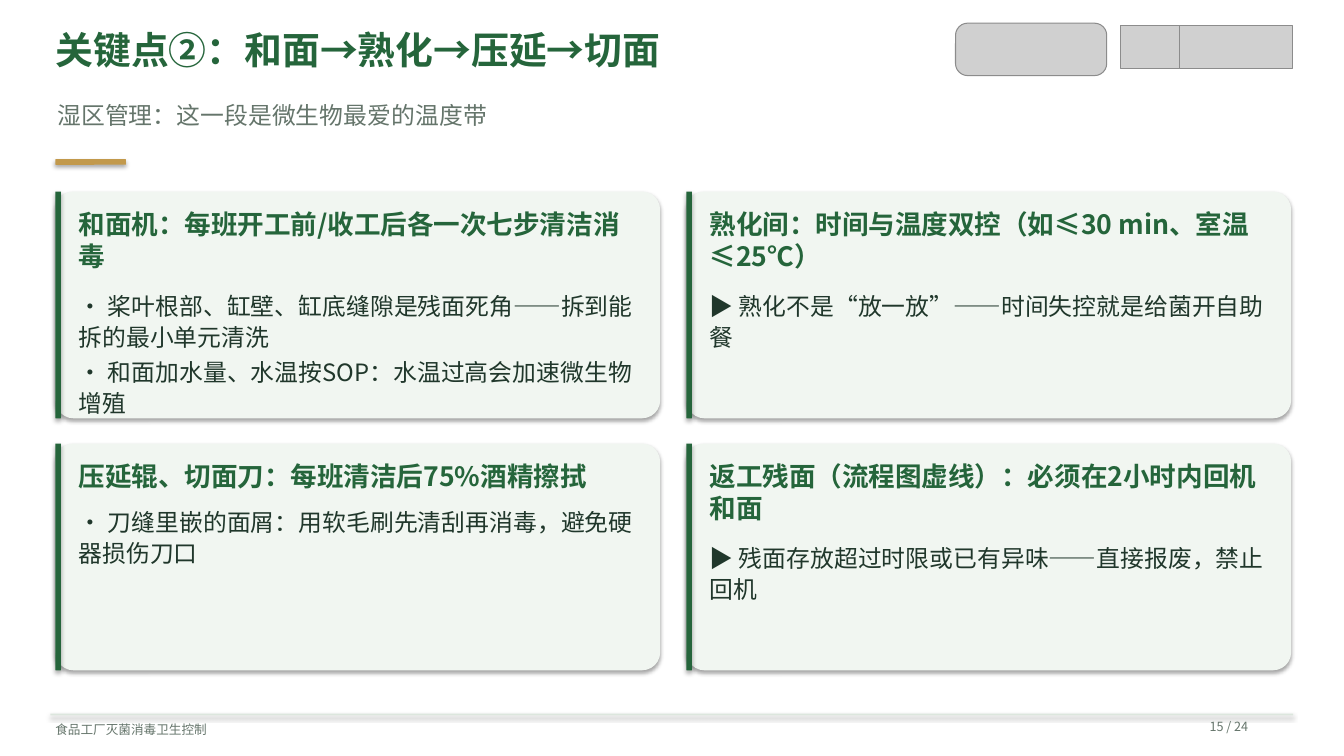
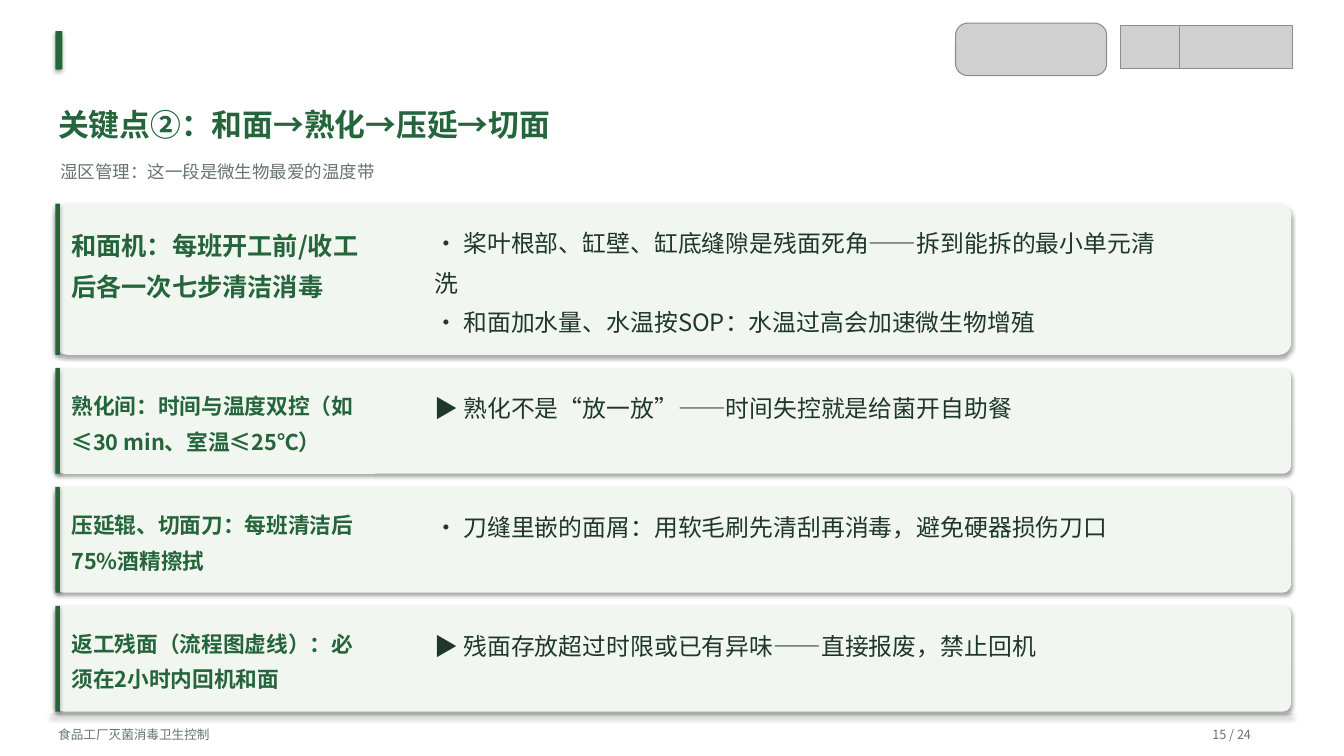
Before and after one commit to anton-z1127/zaadd, a slide deck: slide 15 of sterilization-training/presentation.pptx. Drawn at 1344x756 pixels with LibreOffice and Linux fonts; fonts in the diff are those of the drawing; grey boxes stand for pictures. Boxes give left, top, right and bottom in pixels: in the first picture for what was removed or moved away, otherwise in the second. Text is boxed around its words. In the diff, an @@ line names an element or a change of style, - is before the commit and + after.

Commit message:
Replan training slide layouts and verify rendered text bounds

```diff
--- a/sterilization-training/presentation.pptx
+++ b/sterilization-training/presentation.pptx
@@ rounded rectangle: place and size @@
-rounded rectangle at [55, 159, 126, 165]
+rounded rectangle at [55, 31, 63, 70]
@@ rounded rectangle at [55, 31, 63, 70]: fill #C2994B to #25653B @@
@@ text "关键点②：和面→熟化→压延→切面": place and size @@
-text "关键点②：和面→熟化→压延→切面" at [55, 31, 660, 68]
+text "关键点②：和面→熟化→压延→切面" at [58, 109, 550, 139]
@@ text "关键点②：和面→熟化→压延→切面" at [58, 109, 550, 139]: size 27 to 22 pt; line spacing 1 to 36.3pt; less space between paragraphs @@
@@ text "湿区管理：这一段是微生物最爱的温度带": place and size @@
-text "湿区管理：这一段是微生物最爱的温度带" at [57, 104, 486, 126]
+text "湿区管理：这一段是微生物最爱的温度带" at [60, 163, 375, 180]
@@ text "湿区管理：这一段是微生物最爱的温度带" at [60, 163, 375, 180]: size 17 to 12.5 pt; line spacing 1 to 20.6pt; less space between paragraphs @@
@@ rounded rectangle: place and size @@
-rounded rectangle at [55, 192, 62, 418]
+rounded rectangle at [55, 204, 59, 355]
@@ rounded rectangle: place and size @@
-rounded rectangle at [55, 192, 660, 418]
+rounded rectangle at [55, 204, 1292, 355]
@@ text at [71, 233, 358, 299]: text changed; size 19 to 18 pt @@
-和面机：每班开工前/收工后各一次七步清洁消毒
+和面机：每班开工前/收工
+后各一次七步清洁消毒
@@ text "• 桨叶根部、缸壁、缸底缝隙是残面死角——拆到能拆的最小单元清": place and size @@
-text "• 桨叶根部、缸壁、缸底缝隙是残面死角——拆到能拆的最小单元清" at [79, 294, 633, 414]
+text "• 桨叶根部、缸壁、缸底缝隙是残面死角——拆到能拆的最小单元清" at [434, 231, 1155, 333]
@@ text at [434, 231, 1155, 294]: text changed @@
-• 桨叶根部、缸壁、缸底缝隙是残面死角——拆到能拆的最小单元清洗
+• 桨叶根部、缸壁、缸底缝隙是残面死角——拆到能拆的最小单元清
+洗
@@ text at [463, 311, 1035, 333]: line spacing 1.08 to 28pt; less space between paragraphs @@
@@ rounded rectangle: place and size @@
-rounded rectangle at [687, 192, 1292, 418]
+rounded rectangle at [55, 368, 1292, 474]
@@ rounded rectangle: place and size @@
-rounded rectangle at [687, 192, 693, 418]
+rounded rectangle at [55, 368, 59, 474]
@@ text "▶ 熟化不是“放一放”——时间失控就是给菌开自助餐": place and size @@
-text "▶ 熟化不是“放一放”——时间失控就是给菌开自助餐" at [710, 295, 1264, 348]
+text "▶ 熟化不是“放一放”——时间失控就是给菌开自助餐" at [463, 397, 1012, 419]
@@ text at [71, 395, 353, 452]: text changed; size 19 to 15.5 pt @@
-熟化间：时间与温度双控（如≤30 min、室温≤25℃）
+熟化间：时间与温度双控（如
+≤30 min、室温≤25℃）
@@ rounded rectangle: place and size @@
-rounded rectangle at [55, 444, 62, 670]
+rounded rectangle at [55, 487, 59, 593]
@@ rounded rectangle: place and size @@
-rounded rectangle at [55, 444, 660, 670]
+rounded rectangle at [55, 487, 1292, 593]
@@ line spacing 1.08 to 28pt; less space between paragraphs in 3 elements at [463, 635, 1035, 657], [463, 397, 1012, 419], [463, 516, 1107, 538] @@
@@ text "• 刀缝里嵌的面屑：用软毛刷先清刮再消毒，避免硬器损伤刀口": place and size @@
-text "• 刀缝里嵌的面屑：用软毛刷先清刮再消毒，避免硬器损伤刀口" at [79, 511, 633, 564]
+text "• 刀缝里嵌的面屑：用软毛刷先清刮再消毒，避免硬器损伤刀口" at [463, 516, 1107, 538]
@@ text at [71, 514, 353, 571]: text changed; size 19 to 15.5 pt @@
-压延辊、切面刀：每班清洁后75%酒精擦拭
+压延辊、切面刀：每班清洁后
+75%酒精擦拭
@@ rounded rectangle: place and size @@
-rounded rectangle at [687, 444, 1292, 670]
+rounded rectangle at [55, 606, 1292, 712]
@@ rounded rectangle: place and size @@
-rounded rectangle at [687, 444, 693, 670]
+rounded rectangle at [55, 606, 59, 712]
@@ text "▶ 残面存放超过时限或已有异味——直接报废，禁止回机": place and size @@
-text "▶ 残面存放超过时限或已有异味——直接报废，禁止回机" at [710, 547, 1264, 600]
+text "▶ 残面存放超过时限或已有异味——直接报废，禁止回机" at [463, 635, 1035, 657]
@@ text at [71, 633, 353, 689]: text changed; size 19 to 15.5 pt @@
-返工残面（流程图虚线）：必须在2小时内回机和面
+返工残面（流程图虚线）：必
+须在2小时内回机和面
@@ text "食品工厂灭菌消毒卫生控制" at [58, 728, 209, 740]: line spacing 1 to 14.8pt; less space between paragraphs @@
@@ text "15 / 24" at [1212, 729, 1251, 739]: line spacing 1 to 14.8pt; less space between paragraphs @@
```
Also in this commit, not shown: 23 other slides changed, 5 other files.
